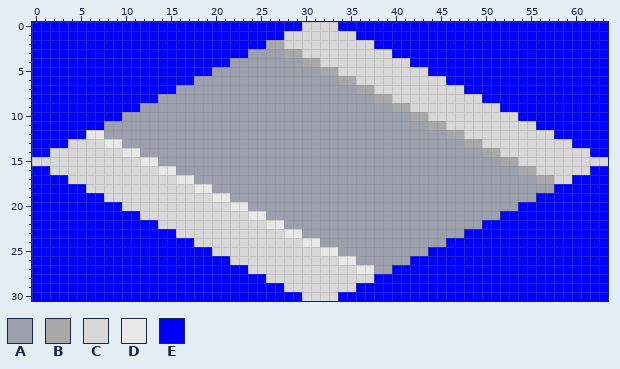
Pixel-art sprite: src/sprites/1313.png. The picture above was drawn from the file before the commit.
The file is 64x31 pixels.
Palette (. is transparent): A #9ca0ac  B #a8a8a8  C #d8d8d8  D #e8e8e8  E #0000ff
Once edited:
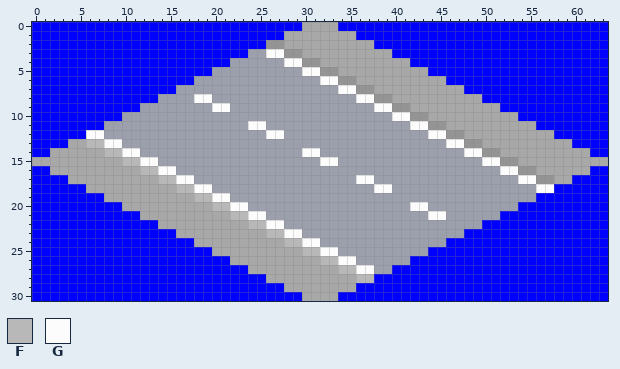
Colours new in this view: F #b8b8b8  G #fcfcfc
What changed:
colour B: #a8a8a8 -> #949494
colour C: #d8d8d8 -> #a8a8a8
y 3: x 26..27 AA -> GG
y 4: x 28..29 AA -> GG
y 5: x 30..31 AA -> GG
y 6: x 32..33 AA -> GG
y 7: x 34..35 AA -> GG
y 8: x 18..19 AA -> GG; x 36..37 AA -> GG
y 9: x 20..21 AA -> GG; x 38..39 AA -> GG
y 10: x 40..41 AA -> GG
y 11: x 24..25 AA -> GG; x 42..43 AA -> GG
y 12: x 6..7 DD -> GG; x 26..27 AA -> GG; x 44..45 AA -> GG
y 13: x 6..9 CCDD -> FFGG; x 46..47 AA -> GG
y 14: x 8..11 CCDD -> FFGG; x 30..31 AA -> GG; x 48..49 AA -> GG
y 15: x 10..13 CCDD -> FFGG; x 32..33 AA -> GG; x 50..51 AA -> GG
y 16: x 12..15 CCDD -> FFGG; x 52..53 AA -> GG
y 17: x 14..17 CCDD -> FFGG; x 36..37 AA -> GG; x 54..55 AA -> GG
y 18: x 16..19 CCDD -> FFGG; x 38..39 AA -> GG; x 56..57 AA -> GG
y 19: x 18..21 CCDD -> FFGG
y 20: x 20..23 CCDD -> FFGG; x 42..43 AA -> GG
y 21: x 22..25 CCDD -> FFGG; x 44..45 AA -> GG
y 22: x 24..27 CCDD -> FFGG
y 23: x 26..29 CCDD -> FFGG
y 24: x 28..31 CCDD -> FFGG
y 25: x 30..33 CCDD -> FFGG
y 26: x 32..35 CCDD -> FFGG
y 27: x 34..37 CCDD -> FFGG
y 28: x 36..37 CC -> FF
Changed places in both pictures, as pixel boxes (x1, y1, x2, y2):
changed: (32, 22, 608, 301)
